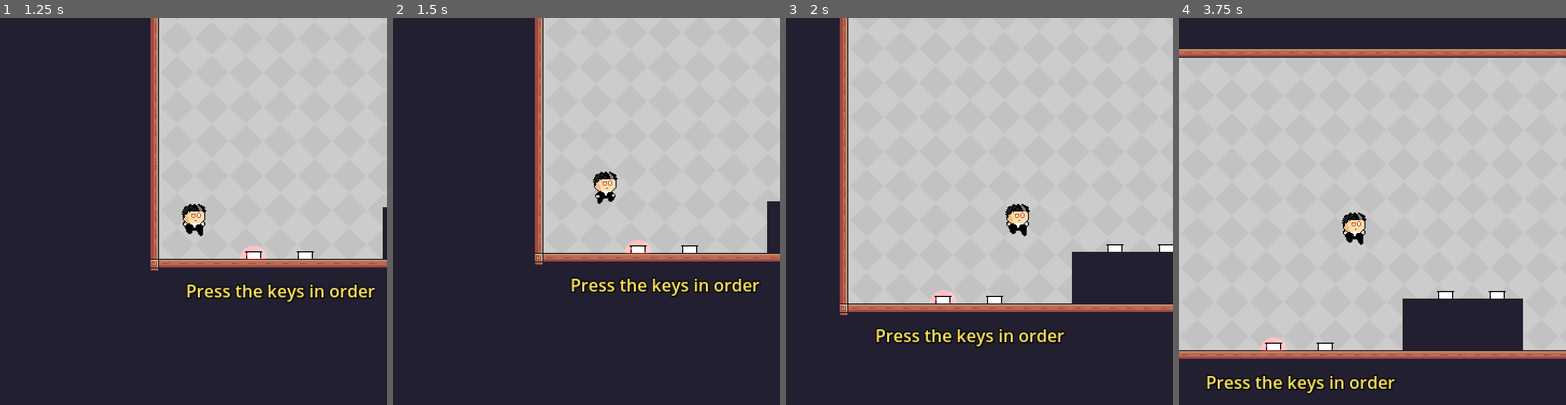
Above: before the commit, frames 1-4 (left to right).
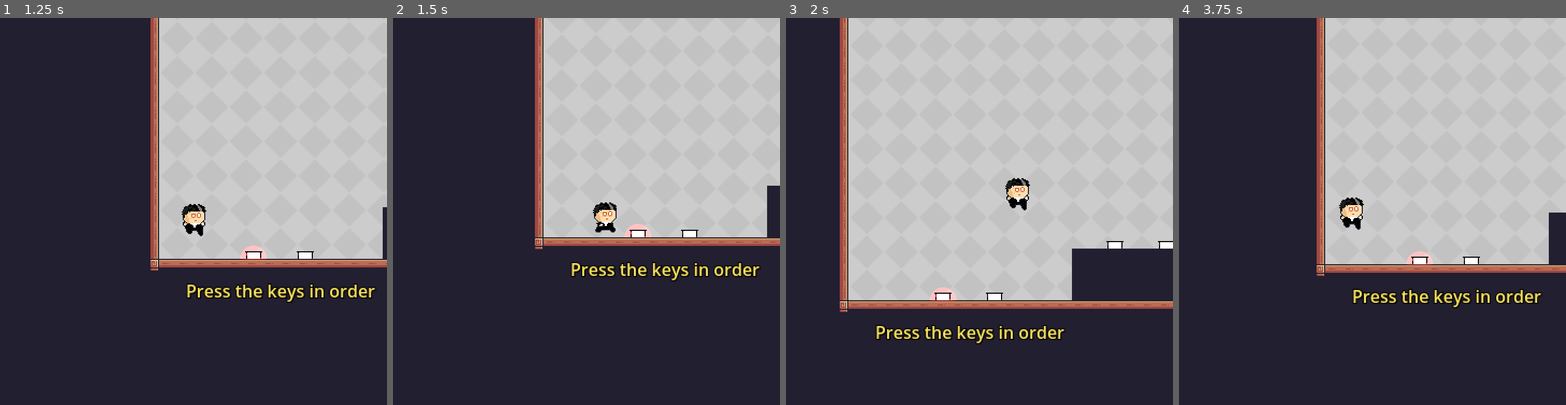
Above: after the commit, the same moments.

Repository: PascalGilbraith/Scale
Game: Godot game, scene res://main_menu.tscn
Two runs of this game, one before a commit and one after it. Both use one fixed random seed, a clock stepped at 60 frames per second and the inputs below.
Inputs:
- Up to frame 1 (1.25 s): click "New Game" at 0.5 s
- Up to frame 2 (1.5 s): tap Enter (ui_accept) at 1.25, 1.35 s; hold Right (ui_right) from 1.28 s (still down)
- Up to frame 3 (2 s): keep holding Right (ui_right); tap Space (jump, bound only after the commit) at 1.52, 1.55, 1.82 s
- Up to frame 4 (3.75 s): tap Space (jump, bound only after the commit) at 2.1, 2.27, 2.57, 3.05 s; tap Enter (ui_accept) at 2.3, 2.85, 3.6 s; release Right (ui_right) at 2.78 s; hold Left (ui_left) 2.78-3.53 s; hold Right (ui_right) from 3.53 s (still down)

Frame 1 is identical in both runs. In frame 2, 7.3% of the frame differs, in the area x 36-100%, y 0-73%; in frame 3, 4.7%; in frame 4, 50%, in the area x 0-100%, y 0-98%.

Commit message:
Add alternative control inputes

Diff:
--- a/player.gd
+++ b/player.gd
@@ -43,7 +43,7 @@
 		is_wall_jumping = false
 
 	# Handle Jump.
-	if Input.is_action_just_pressed("ui_accept") and (is_on_floor() or is_on_wall()): # Add || jumpCount < 2 to allow double jump.
+	if Input.is_action_just_pressed("jump") and (is_on_floor() or is_on_wall()): # Add || jumpCount < 2 to allow double jump.
 		if is_on_wall() and not is_on_floor():
 			is_wall_jumping = true
 			timer_wall_jump.start()
@@ -66,7 +66,7 @@
 			velocity.x = move_toward(velocity.x, direction * SPEED, ACCELERATION)
 			sprite.play("run")
 		else:
-			if is_on_wall_only() and Input.is_action_just_pressed("ui_accept"):
+			if is_on_wall_only() and Input.is_action_just_pressed("jump"):
 				var wall_direction = get_wall_normal()
 				sprite.flip_h = wall_direction < 0;
 				velocity.x = wall_direction * (SPEED / 2)
@@ -84,7 +84,7 @@
 					else:
 						sprite.play("double_jump")
 	else:
-		if is_on_wall_only() and Input.is_action_just_pressed("ui_accept"):
+		if is_on_wall_only() and Input.is_action_just_pressed("jump"):
 			var wall_direction = get_wall_normal()
 			sprite.flip_h = wall_direction < 0;
 			velocity.x = wall_direction * (SPEED / 2)
--- a/player.tscn
+++ b/player.tscn
@@ -218,22 +218,6 @@
 atlas = ExtResource("7_8lye6")
 region = Rect2(0, 0, 32, 32)
 
-[sub_resource type="AtlasTexture" id="AtlasTexture_fbs76"]
-atlas = ExtResource("7_8lye6")
-region = Rect2(32, 0, 32, 32)
-
-[sub_resource type="AtlasTexture" id="AtlasTexture_5wlsy"]
-atlas = ExtResource("7_8lye6")
-region = Rect2(64, 0, 32, 32)
-
-[sub_resource type="AtlasTexture" id="AtlasTexture_nahun"]
-atlas = ExtResource("7_8lye6")
-region = Rect2(96, 0, 32, 32)
-
-[sub_resource type="AtlasTexture" id="AtlasTexture_ucwvf"]
-atlas = ExtResource("7_8lye6")
-region = Rect2(128, 0, 32, 32)
-
 [sub_resource type="SpriteFrames" id="SpriteFrames_3dvq5"]
 animations = [{
 "frames": [{
@@ -435,18 +419,6 @@
 "frames": [{
 "duration": 1.0,
 "texture": SubResource("AtlasTexture_f2gl5")
-}, {
-"duration": 1.0,
-"texture": SubResource("AtlasTexture_fbs76")
-}, {
-"duration": 1.0,
-"texture": SubResource("AtlasTexture_5wlsy")
-}, {
-"duration": 1.0,
-"texture": SubResource("AtlasTexture_nahun")
-}, {
-"duration": 1.0,
-"texture": SubResource("AtlasTexture_ucwvf")
 }],
 "loop": true,
 "name": &"wall_jump",
@@ -467,7 +439,7 @@
 texture_filter = 1
 position = Vector2(0, -2)
 sprite_frames = SubResource("SpriteFrames_3dvq5")
-animation = &"double_jump"
+animation = &"wall_jump"
 autoplay = "idle"
 
 [node name="VisibleOnScreenNotifier2D" type="VisibleOnScreenNotifier2D" parent="."]
--- a/project.godot
+++ b/project.godot
@@ -27,9 +27,48 @@
 
 [input]
 
+ui_left={
+"deadzone": 0.5,
+"events": [Object(InputEventKey,"resource_local_to_scene":false,"resource_name":"","device":0,"window_id":0,"alt_pressed":false,"shift_pressed":false,"ctrl_pressed":false,"meta_pressed":false,"pressed":false,"keycode":4194319,"physical_keycode":0,"key_label":0,"unicode":0,"echo":false,"script":null)
+, Object(InputEventJoypadButton,"resource_local_to_scene":false,"resource_name":"","device":0,"button_index":13,"pressure":0.0,"pressed":false,"script":null)
+, Object(InputEventJoypadMotion,"resource_local_to_scene":false,"resource_name":"","device":0,"axis":0,"axis_value":-1.0,"script":null)
+, Object(InputEventKey,"resource_local_to_scene":false,"resource_name":"","device":-1,"window_id":0,"alt_pressed":false,"shift_pressed":false,"ctrl_pressed":false,"meta_pressed":false,"pressed":false,"keycode":0,"physical_keycode":65,"key_label":0,"unicode":97,"echo":false,"script":null)
+]
+}
+ui_right={
+"deadzone": 0.5,
+"events": [Object(InputEventKey,"resource_local_to_scene":false,"resource_name":"","device":0,"window_id":0,"alt_pressed":false,"shift_pressed":false,"ctrl_pressed":false,"meta_pressed":false,"pressed":false,"keycode":4194321,"physical_keycode":0,"key_label":0,"unicode":0,"echo":false,"script":null)
+, Object(InputEventJoypadButton,"resource_local_to_scene":false,"resource_name":"","device":0,"button_index":14,"pressure":0.0,"pressed":false,"script":null)
+, Object(InputEventJoypadMotion,"resource_local_to_scene":false,"resource_name":"","device":0,"axis":0,"axis_value":1.0,"script":null)
+, Object(InputEventKey,"resource_local_to_scene":false,"resource_name":"","device":-1,"window_id":0,"alt_pressed":false,"shift_pressed":false,"ctrl_pressed":false,"meta_pressed":false,"pressed":false,"keycode":0,"physical_keycode":68,"key_label":0,"unicode":100,"echo":false,"script":null)
+]
+}
+ui_up={
+"deadzone": 0.5,
+"events": [Object(InputEventKey,"resource_local_to_scene":false,"resource_name":"","device":0,"window_id":0,"alt_pressed":false,"shift_pressed":false,"ctrl_pressed":false,"meta_pressed":false,"pressed":false,"keycode":4194320,"physical_keycode":0,"key_label":0,"unicode":0,"echo":false,"script":null)
+, Object(InputEventJoypadButton,"resource_local_to_scene":false,"resource_name":"","device":0,"button_index":11,"pressure":0.0,"pressed":false,"script":null)
+, Object(InputEventJoypadMotion,"resource_local_to_scene":false,"resource_name":"","device":0,"axis":1,"axis_value":-1.0,"script":null)
+, Object(InputEventKey,"resource_local_to_scene":false,"resource_name":"","device":-1,"window_id":0,"alt_pressed":false,"shift_pressed":false,"ctrl_pressed":false,"meta_pressed":false,"pressed":false,"keycode":0,"physical_keycode":87,"key_label":0,"unicode":119,"echo":false,"script":null)
+]
+}
+ui_down={
+"deadzone": 0.5,
+"events": [Object(InputEventKey,"resource_local_to_scene":false,"resource_name":"","device":0,"window_id":0,"alt_pressed":false,"shift_pressed":false,"ctrl_pressed":false,"meta_pressed":false,"pressed":false,"keycode":4194322,"physical_keycode":0,"key_label":0,"unicode":0,"echo":false,"script":null)
+, Object(InputEventJoypadButton,"resource_local_to_scene":false,"resource_name":"","device":0,"button_index":12,"pressure":0.0,"pressed":false,"script":null)
+, Object(InputEventJoypadMotion,"resource_local_to_scene":false,"resource_name":"","device":0,"axis":1,"axis_value":1.0,"script":null)
+, Object(InputEventKey,"resource_local_to_scene":false,"resource_name":"","device":-1,"window_id":0,"alt_pressed":false,"shift_pressed":false,"ctrl_pressed":false,"meta_pressed":false,"pressed":false,"keycode":0,"physical_keycode":83,"key_label":0,"unicode":115,"echo":false,"script":null)
+]
+}
 pause={
 "deadzone": 0.5,
 "events": [Object(InputEventKey,"resource_local_to_scene":false,"resource_name":"","device":-1,"window_id":0,"alt_press …(182 unchanged characters)…
+]
+}
+jump={
+"deadzone": 0.5,
+"events": [Object(InputEventKey,"resource_local_to_scene":false,"resource_name":"","device":-1,"window_id":0,"alt_pressed":false,"shift_pressed":false,"ctrl_pressed":false,"meta_pressed":false,"pressed":false,"keycode":0,"physical_keycode":32,"key_label":0,"unicode":32,"echo":false,"script":null)
+, Object(InputEventKey,"resource_local_to_scene":false,"resource_name":"","device":-1,"window_id":0,"alt_pressed":false,"shift_pressed":false,"ctrl_pressed":false,"meta_pressed":false,"pressed":false,"keycode":0,"physical_keycode":87,"key_label":0,"unicode":119,"echo":false,"script":null)
+, Object(InputEventKey,"resource_local_to_scene":false,"resource_name":"","device":-1,"window_id":0,"alt_pressed":false,"shift_pressed":false,"ctrl_pressed":false,"meta_pressed":false,"pressed":false,"keycode":0,"physical_keycode":4194320,"key_label":0,"unicode":0,"echo":false,"script":null)
 ]
 }
 
Not shown: 1 places in player.tscn that only renumber resources
